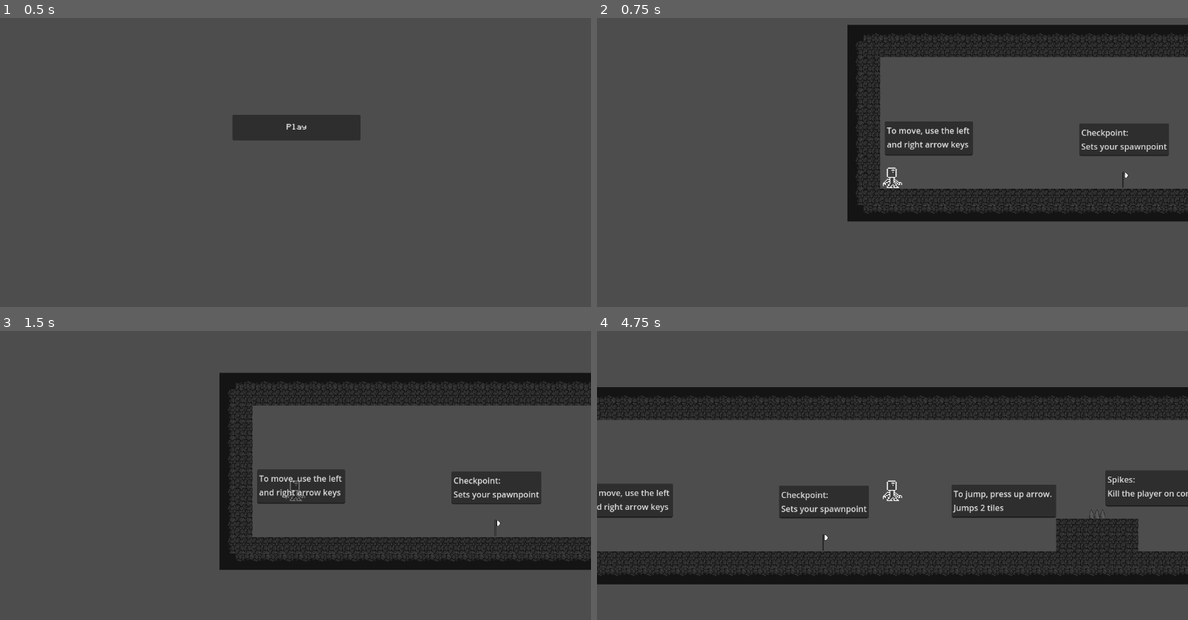
Above: before the commit, frames 1-4 (two rows, left to right).
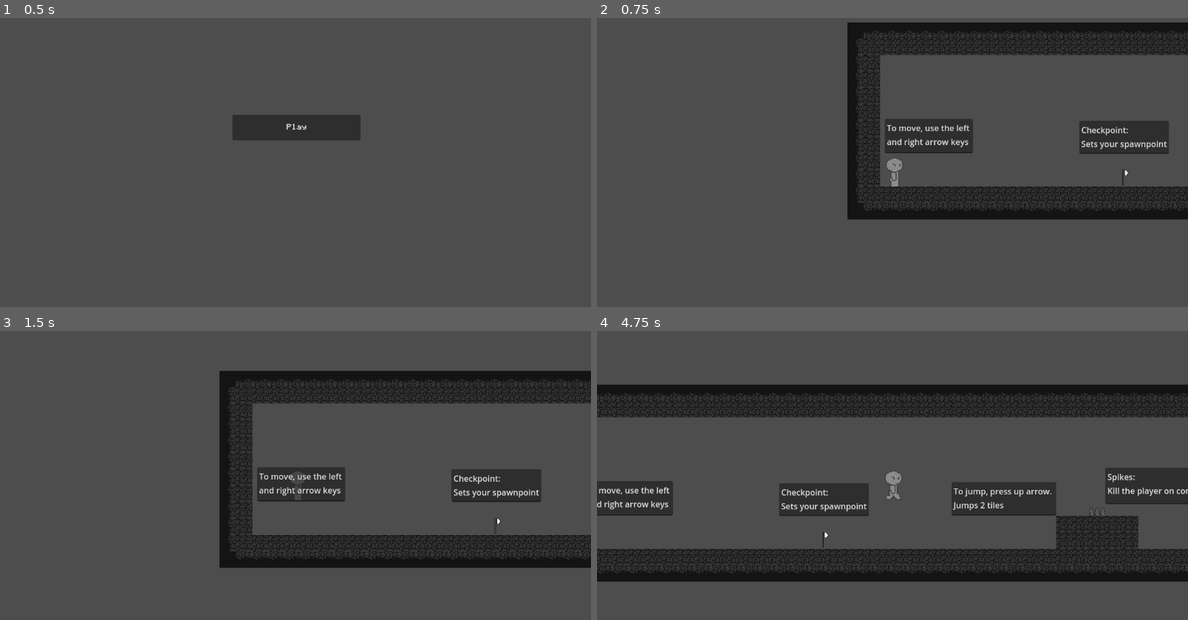
Above: after the commit, the same moments.

Repository: peachyem/ShootingForTheDark
Game: Godot game, scene res://levels/MainMenu.tscn
Two runs of this game, one before a commit and one after it. Both use one fixed random seed, a clock stepped at 60 frames per second and the inputs below.
Inputs:
- Up to frame 1 (0.5 s): no input
- Up to frame 2 (0.75 s): click "Play" at 0.5 s
- Up to frame 3 (1.5 s): tap Enter (ui_accept) at 1.25 s; hold Right (ui_right) from 1.28 s (still down)
- Up to frame 4 (4.75 s): tap Enter (ui_accept) at 1.52, 2.27, 3.77, 4.52 s; release Right (ui_right) at 2.78 s; hold Left (ui_left) 2.78-3.53 s; hold Right (ui_right) from 3.53 s (still down)

Frame 1 is identical in both runs. In frame 2, 4.7% of the frame differs, in the area x 42-100%, y 1-71%; in frame 3, 5.0%; in frame 4, 8.8%, in the area x 0-100%, y 18-88%.

Commit message:
Added basic player animations

Diff:
--- a/WIP/ExitLevel.gd
+++ /dev/null
@@ -1,8 +0,0 @@
-extends Area2D
-
-
-
-
-func _on_area_shape_entered(area_rid, area, area_shape_index, local_shape_index):
-	if area.name == "Player":
-		get_tree().change_scene("res://MainMenu.tscn")
--- a/entities/interactables/rock.tscn
+++ b/entities/interactables/rock.tscn
@@ -3,14 +3,14 @@
 [ext_resource type="Texture2D" uid="uid://dp6r4uthouony" path="res://images/rock.png" id="1_iim4e"]
 
 [sub_resource type="RectangleShape2D" id="RectangleShape2D_4rd87"]
-size = Vector2(64, 52)
+size = Vector2(57, 54.5)
 
 [node name="RigidBody2D" type="RigidBody2D"]
 collision_layer = 4
 collision_mask = 7
 
 [node name="CollisionShape2D" type="CollisionShape2D" parent="."]
-position = Vector2(35, 35)
+position = Vector2(36, 34.25)
 shape = SubResource("RectangleShape2D_4rd87")
 
 [node name="Sprite2D" type="Sprite2D" parent="."]
--- a/entities/player/player_w_camera.tscn
+++ b/entities/player/player_w_camera.tscn
@@ -1,37 +1,84 @@
-[gd_scene load_steps=5 format=3 uid="uid://cu7vtwgge2k0j"]
+[gd_scene load_steps=8 format=3 uid="uid://cu7vtwgge2k0j"]
 
 [ext_resource type="Script" path="res://scripts/Player.gd" id="1_2ut6p"]
-[ext_resource type="Texture2D" uid="uid://ci5pdr2idycm6" path="res://images/Jomb.png" id="1_ew0fa"]
+[ext_resource type="Texture2D" uid="uid://bwms3wxwdasy0" path="res://images/playerChar.png" id="2_2t3c1"]
 
 [sub_resource type="RectangleShape2D" id="RectangleShape2D_uds6f"]
-size = Vector2(20, 32)
+size = Vector2(38, 59)
 
 [sub_resource type="RectangleShape2D" id="RectangleShape2D_8i4eq"]
-size = Vector2(38, 43)
+size = Vector2(15, 49)
+
+[sub_resource type="Animation" id="Animation_0fdgq"]
+resource_name = "Walk"
+length = 0.5
+loop_mode = 1
+tracks/0/type = "value"
+tracks/0/imported = false
+tracks/0/enabled = true
+tracks/0/path = NodePath("Sprite2D:frame")
+tracks/0/interp = 1
+tracks/0/loop_wrap = true
+tracks/0/keys = {
+"times": PackedFloat32Array(0, 0.25),
+"transitions": PackedFloat32Array(1, 1),
+"update": 1,
+"values": [3, 0]
+}
+
+[sub_resource type="Animation" id="Animation_cb7db"]
+length = 0.001
+tracks/0/type = "value"
+tracks/0/imported = false
+tracks/0/enabled = true
+tracks/0/path = NodePath("Sprite2D:frame")
+tracks/0/interp = 1
+tracks/0/loop_wrap = true
+tracks/0/keys = {
+"times": PackedFloat32Array(0),
+"transitions": PackedFloat32Array(1),
+"update": 1,
+"values": [3]
+}
+
+[sub_resource type="AnimationLibrary" id="AnimationLibrary_p170s"]
+_data = {
+"RESET": SubResource("Animation_cb7db"),
+"Walk": SubResource("Animation_0fdgq")
+}
 
 [node name="Player" type="CharacterBody2D" groups=["Player"]]
 collision_layer = 2
 collision_mask = 29
 script = ExtResource("1_2ut6p")
 
-[node name="PlayerPhysicsArea2D" type="Area2D" parent="."]
-position = Vector2(-2, 2)
+[node name="Sprite2D" type="Sprite2D" parent="."]
+position = Vector2(0, -11)
+scale = Vector2(2.125, 2)
+texture = ExtResource("2_2t3c1")
+flip_h = true
+hframes = 2
+vframes = 2
+frame = 3
+
+[node name="PlayerRangeArea2D" type="Area2D" parent="."]
+position = Vector2(-2, 6)
 collision_layer = 2
 collision_mask = 29
 monitoring = false
 
-[node name="PlayerPhysicsCollisionShape2D" type="CollisionShape2D" parent="PlayerPhysicsArea2D"]
-position = Vector2(0, -1)
+[node name="PlayerRangeCollisionShape2D" type="CollisionShape2D" parent="PlayerRangeArea2D"]
+position = Vector2(1, -15.5)
 shape = SubResource("RectangleShape2D_uds6f")
 
 [node name="Camera2D" type="Camera2D" parent="."]
 position = Vector2(-2, 2)
 
-[node name="Sprite2D" type="Sprite2D" parent="."]
-position = Vector2(0, -11)
-scale = Vector2(2.125, 2)
-texture = ExtResource("1_ew0fa")
+[node name="PlayerPhysicsCollisionShape2D" type="CollisionShape2D" parent="."]
+position = Vector2(-0.5, -6.5)
+shape = SubResource("RectangleShape2D_8i4eq")
 
-[node name="PlayerRangeCollisionShape2D" type="CollisionShape2D" parent="."]
-position = Vector2(-1, 1)
-shape = SubResource("RectangleShape2D_8i4eq")
+[node name="AnimationPlayer" type="AnimationPlayer" parent="."]
+libraries = {
+"": SubResource("AnimationLibrary_p170s")
+}
--- a/WIP/exit_level.tscn
+++ b/levels/exit_level.tscn
@@ -1,13 +1,24 @@
-[gd_scene load_steps=3 format=3 uid="uid://cq54ujkr27meb"]
+[gd_scene load_steps=3 format=3 uid="uid://bi4mnmevbyq25"]
 
-[ext_resource type="Script" path="res://WIP/ExitLevel.gd" id="1_v50td"]
+[sub_resource type="GDScript" id="GDScript_2npqf"]
+script/source = "extends Area2D
+
+
+
+
+func _on_area_shape_entered(area_rid, area, area_shape_index, local_shape_index):
+	if area.name == \"Player\":
+		get_tree().change_scene(\"res://MainMenu.tscn\")
+
+
+"
 
 [sub_resource type="RectangleShape2D" id="RectangleShape2D_eld82"]
 size = Vector2(156, 451)
 
 [node name="ExitLevel" type="Area2D"]
 position = Vector2(10, 0)
-script = ExtResource("1_v50td")
+script = SubResource("GDScript_2npqf")
 
 [node name="CollisionShape2D" type="CollisionShape2D" parent="."]
 position = Vector2(895, 359.5)
--- a/scripts/Player.gd
+++ b/scripts/Player.gd
@@ -42,6 +42,15 @@
 	else:
 		velocity.x = move_toward(velocity.x, 0, SPEED)
 
+	if velocity.x > 0:
+		$Sprite2D.flip_h = true
+		$AnimationPlayer.play("Walk")
+	elif velocity.x < 0:
+		$Sprite2D.flip_h = false
+		$AnimationPlayer.play("Walk")
+	else:
+		$AnimationPlayer.play("RESET")
+
 	move_and_slide()
 
 
